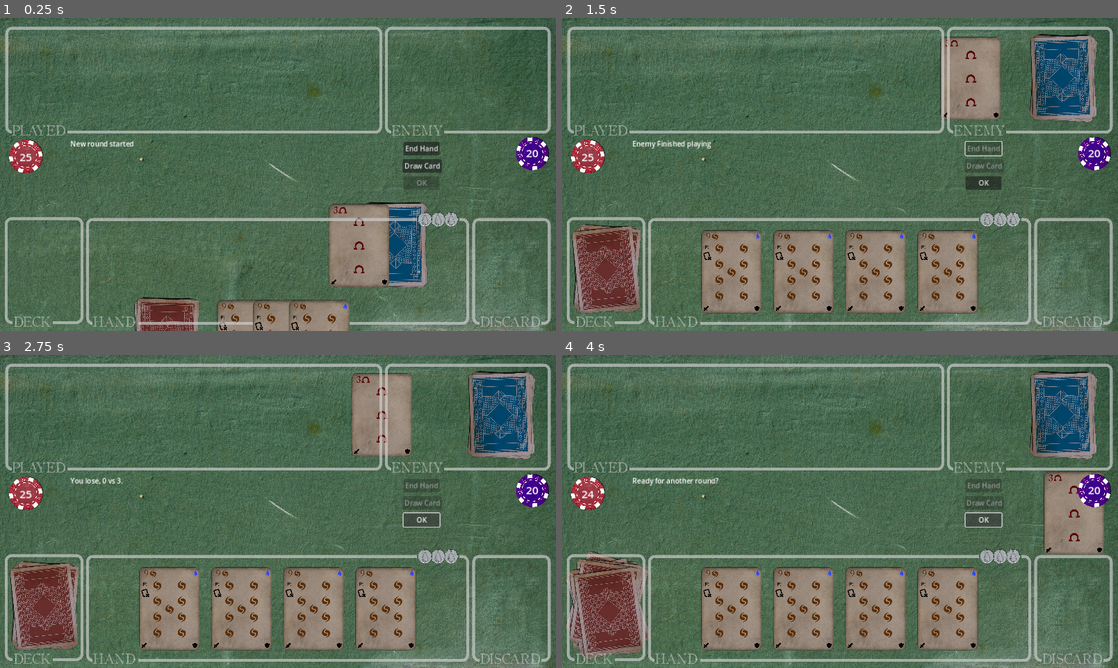
Above: before the commit, frames 1-4 (two rows, left to right).
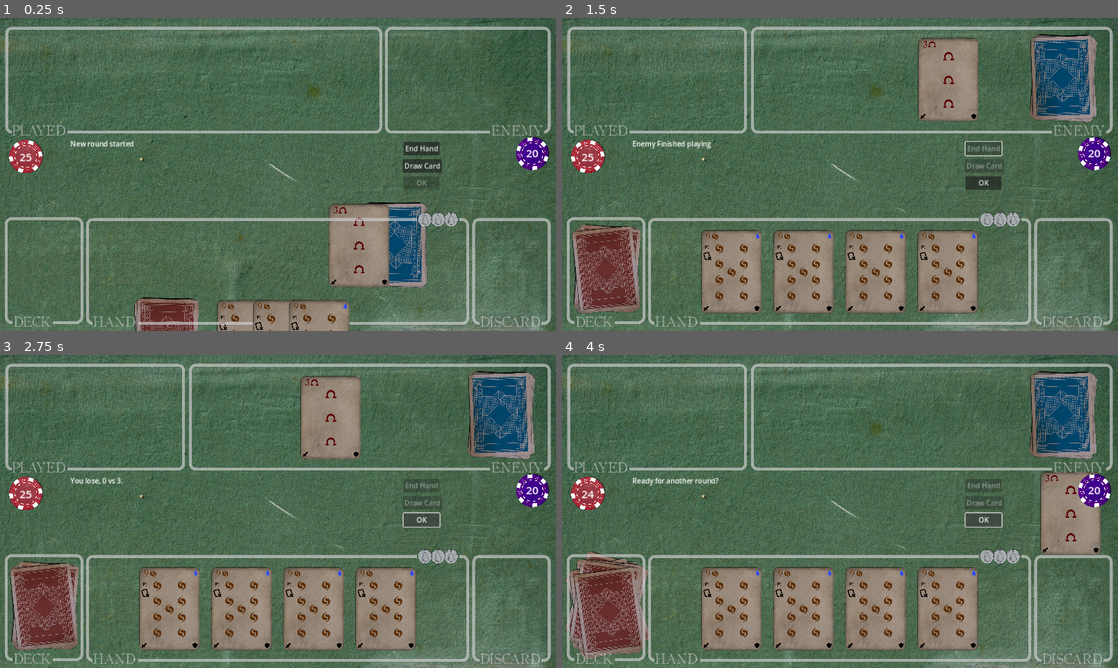
Above: after the commit, the same moments.

Repository: TicklesTheBrain/CardBuilder
Game: Godot game, scene res://game.tscn
Two runs of this game, one before a commit and one after it. Both use one fixed random seed, a clock stepped at 60 frames per second and the inputs below. The engine's default icon, where the game draws it, is replaced by a stand-in: a white triangle on a blue panel in a dark square.
Inputs:
- Up to frame 1 (0.25 s): no input
- Up to frame 2 (1.5 s): click "Draw Card" at 0.5 s; click "End Hand" at 1.25 s
- Up to frame 3 (2.75 s): click "OK" at 2 s
- Up to frame 4 (4 s): click "OK" at 2.75 s; click "OK" at 3.5 s

The runs differ from the first frame. In frame 1, 0.4% of the frame differs, in the area x 70-98%, y 34-38%; in frame 2, 3.5%; in frame 3, 5.9%, in the area x 32-98%, y 2-38%; in frame 4, 1.6%.

Commit message:
Added outline switch

Diff:
--- /dev/null
+++ b/DynamicPositionOutline.gd
@@ -0,0 +1,14 @@
+extends CanvasGroup
+class_name DynamicPositionOutline
+
+@export var outlines: Array[PanelContainer]
+@export var positionControllerToFollow: DynamicPositionController
+
+func _ready():
+    positionControllerToFollow.cardAreaChanged.connect(switchOutline)
+
+func switchOutline(newId: int):
+    for outline in outlines:
+        outline.visible = false
+
+    outlines[newId].visible = true
--- a/cardInterfaceStuff/dynamicPositionController.gd
+++ b/cardInterfaceStuff/dynamicPositionController.gd
@@ -5,6 +5,7 @@
 @export var cardAreaId: int = 0:
 	set (newVal):
 		relevantShape = cardAreas[newVal]
+		cardAreaChanged.emit(newVal)
 		cardAreaId = newVal
 @export var minCardCenterDistance: float
 @export var maxCardGap: float
@@ -12,6 +13,8 @@
 @export var rowGap: float = 25
 
 var relevantShape: CollisionShape2D
+
+signal cardAreaChanged(newID: int)
 
 func scuttleCardsSpecific():
 
--- a/game.tscn
+++ b/game.tscn
@@ -20,23 +20,24 @@
 [ext_resource type="FontFile" uid="uid://d3orine1p7k7d" path="res://fonts/OLDSH___.TTF" id="17_ooe0n"]
 [ext_resource type="Script" path="res://cardInterfaceStuff/SelfDoublingCanvasItem.gd" id="19_khykf"]
 [ext_resource type="Script" path="res://ManaShower.gd" id="20_shvvi"]
+[ext_resource type="Script" path="res://DynamicPositionOutline.gd" id="21_pj6uq"]
 [ext_resource type="Resource" uid="uid://dc1pbwqrsnd4m" path="res://content/test_cards.tres" id="24_wh5ls"]
 [ext_resource type="Script" path="res://cardInterfaceStuff/dynamicPositionController.gd" id="27_mupmx"]
 
+[sub_resource type="RectangleShape2D" id="RectangleShape2D_qnh12"]
+size = Vector2(398.5, 235.25)
+
+[sub_resource type="RectangleShape2D" id="RectangleShape2D_625ey"]
+size = Vector2(858.5, 234.25)
+
 [sub_resource type="RectangleShape2D" id="RectangleShape2D_2v7eo"]
-size = Vector2(402, 237)
+size = Vector2(638, 232)
 
 [sub_resource type="RectangleShape2D" id="RectangleShape2D_7o7mm"]
 size = Vector2(185, 242)
 
 [sub_resource type="RectangleShape2D" id="RectangleShape2D_c17rp"]
 size = Vector2(868, 233)
-
-[sub_resource type="RectangleShape2D" id="RectangleShape2D_qnh12"]
-size = Vector2(293.5, 235.25)
-
-[sub_resource type="RectangleShape2D" id="RectangleShape2D_625ey"]
-size = Vector2(858.5, 234.25)
 
 [sub_resource type="StyleBoxFlat" id="StyleBoxFlat_yrk3j"]
 bg_color = Color(0.6, 0.6, 0.6, 0)
@@ -342,6 +343,25 @@
 text = "OK
 "
 
+[node name="PlayArea" type="Area2D" parent="."]
+visible = false
+script = ExtResource("5_fctuw")
+
+[node name="PlayAreaPositionController" type="Node2D" parent="PlayArea" node_paths=PackedStringArray("cardAreas", "logicalContainer")]
+script = ExtResource("27_mupmx")
+cardAreas = [NodePath("../FullLengthShape"), NodePath("DecreasedShape")]
+minCardCenterDistance = 40.0
+maxCardGap = 30.0
+logicalContainer = NodePath("../../Logic/Player/PlayAreaManager")
+
+[node name="DecreasedShape" type="CollisionShape2D" parent="PlayArea/PlayAreaPositionController"]
+position = Vector2(217.75, 138.375)
+shape = SubResource("RectangleShape2D_qnh12")
+
+[node name="FullLengthShape" type="CollisionShape2D" parent="PlayArea"]
+position = Vector2(447.75, 137.875)
+shape = SubResource("RectangleShape2D_625ey")
+
 [node name="EnemyPlayAreaController" type="Node2D" parent="." node_paths=PackedStringArray("cardAreas", "logicalContainer")]
 script = ExtResource("27_mupmx")
 cardAreas = [NodePath("EnemyPlayAreaSmall"), NodePath("EnemyPlayAreaFull")]
@@ -350,7 +370,7 @@
 logicalContainer = NodePath("../Logic/Enemy/EnemyPlayArea")
 
 [node name="EnemyPlayAreaFull" type="CollisionShape2D" parent="EnemyPlayAreaController"]
-position = Vector2(879, 137.5)
+position = Vector2(761, 144)
 shape = SubResource("RectangleShape2D_2v7eo")
 
 [node name="EnemyPlayAreaSmall" type="CollisionShape2D" parent="EnemyPlayAreaController"]
@@ -430,25 +450,6 @@
 position = Vector2(639, 583.5)
 shape = SubResource("RectangleShape2D_c17rp")
 
-[node name="PlayArea" type="Area2D" parent="."]
-visible = false
-script = ExtResource("5_fctuw")
-
-[node name="PlayAreaPositionController" type="Node2D" parent="PlayArea" node_paths=PackedStringArray("cardAreas", "logicalContainer")]
-script = ExtResource("27_mupmx")
-cardAreas = [NodePath("../FullLengthShape"), NodePath("DecreasedShape")]
-minCardCenterDistance = 40.0
-maxCardGap = 30.0
-logicalContainer = NodePath("../../Logic/Player/PlayAreaManager")
-
-[node name="DecreasedShape" type="CollisionShape2D" parent="PlayArea/PlayAreaPositionController"]
-position = Vector2(165.25, 138.375)
-shape = SubResource("RectangleShape2D_qnh12")
-
-[node name="FullLengthShape" type="CollisionShape2D" parent="PlayArea"]
-position = Vector2(447.75, 137.875)
-shape = SubResource("RectangleShape2D_625ey")
-
 [node name="MessageContent" type="Label" parent="."]
 offset_left = 162.0
 offset_top = 278.0
@@ -546,13 +547,24 @@
 text = "HAND"
 metadata/_edit_lock_ = true
 
-[node name="MyPlayed" type="CanvasGroup" parent="Outlines"]
+[node name="MyPlayed" type="CanvasGroup" parent="Outlines" node_paths=PackedStringArray("outlines", "positionControllerToFollow")]
 position = Vector2(4, -438)
+script = ExtResource("21_pj6uq")
+outlines = [NodePath("OutlineBigger"), NodePath("OutlineSmaller")]
+positionControllerToFollow = NodePath("../../PlayArea/PlayAreaPositionController")
 metadata/_edit_group_ = true
 
-[node name="PanelContainer" type="PanelContainer" parent="Outlines/MyPlayed"]
+[node name="OutlineBigger" type="PanelContainer" parent="Outlines/MyPlayed"]
+visible = false
 offset_left = -3.0
 offset_right = 865.0
+offset_bottom = 246.0
+mouse_filter = 2
+theme_override_styles/panel = SubResource("StyleBoxFlat_yrk3j")
+
+[node name="OutlineSmaller" type="PanelContainer" parent="Outlines/MyPlayed"]
+offset_left = -3.0
+offset_right = 411.0
 offset_bottom = 246.0
 mouse_filter = 2
 theme_override_styles/panel = SubResource("StyleBoxFlat_yrk3j")
@@ -573,27 +585,37 @@
 theme_override_font_sizes/font_size = 30
 text = "PLAYED"
 
-[node name="EnemyPlayed" type="CanvasGroup" parent="Outlines"]
+[node name="EnemyPlayed" type="CanvasGroup" parent="Outlines" node_paths=PackedStringArray("outlines", "positionControllerToFollow")]
 position = Vector2(878, -438)
-metadata/_edit_group_ = true
-
-[node name="PanelContainer" type="PanelContainer" parent="Outlines/EnemyPlayed"]
+script = ExtResource("21_pj6uq")
+outlines = [NodePath("EnemySmallerOutline"), NodePath("EnemyBiggerOutline")]
+positionControllerToFollow = NodePath("../../EnemyPlayAreaController")
+
+[node name="EnemySmallerOutline" type="PanelContainer" parent="Outlines/EnemyPlayed"]
 offset_left = -3.0
 offset_right = 379.0
 offset_bottom = 246.0
 mouse_filter = 2
 theme_override_styles/panel = SubResource("StyleBoxFlat_yrk3j")
 
+[node name="EnemyBiggerOutline" type="PanelContainer" parent="Outlines/EnemyPlayed"]
+visible = false
+offset_left = -454.0
+offset_right = 379.0
+offset_bottom = 246.0
+mouse_filter = 2
+theme_override_styles/panel = SubResource("StyleBoxFlat_yrk3j")
+
 [node name="Icon" type="Sprite2D" parent="Outlines/EnemyPlayed"]
 material = SubResource("CanvasItemMaterial_nems8")
-position = Vector2(73, 242)
-scale = Vector2(0.953125, 0.4375)
+position = Vector2(301.5, 242)
+scale = Vector2(0.976563, 0.4375)
 texture = ExtResource("16_dsl8p")
 
 [node name="Label" type="Label" parent="Outlines/EnemyPlayed"]
-offset_left = 11.0
+offset_left = 241.0
 offset_top = 217.0
-offset_right = 149.0
+offset_right = 379.0
 offset_bottom = 258.0
 theme_override_colors/font_color = Color(1, 1, 1, 0.533333)
 theme_override_fonts/font = ExtResource("17_ooe0n")
Not shown: 1 places in game.tscn that only renumber resources
